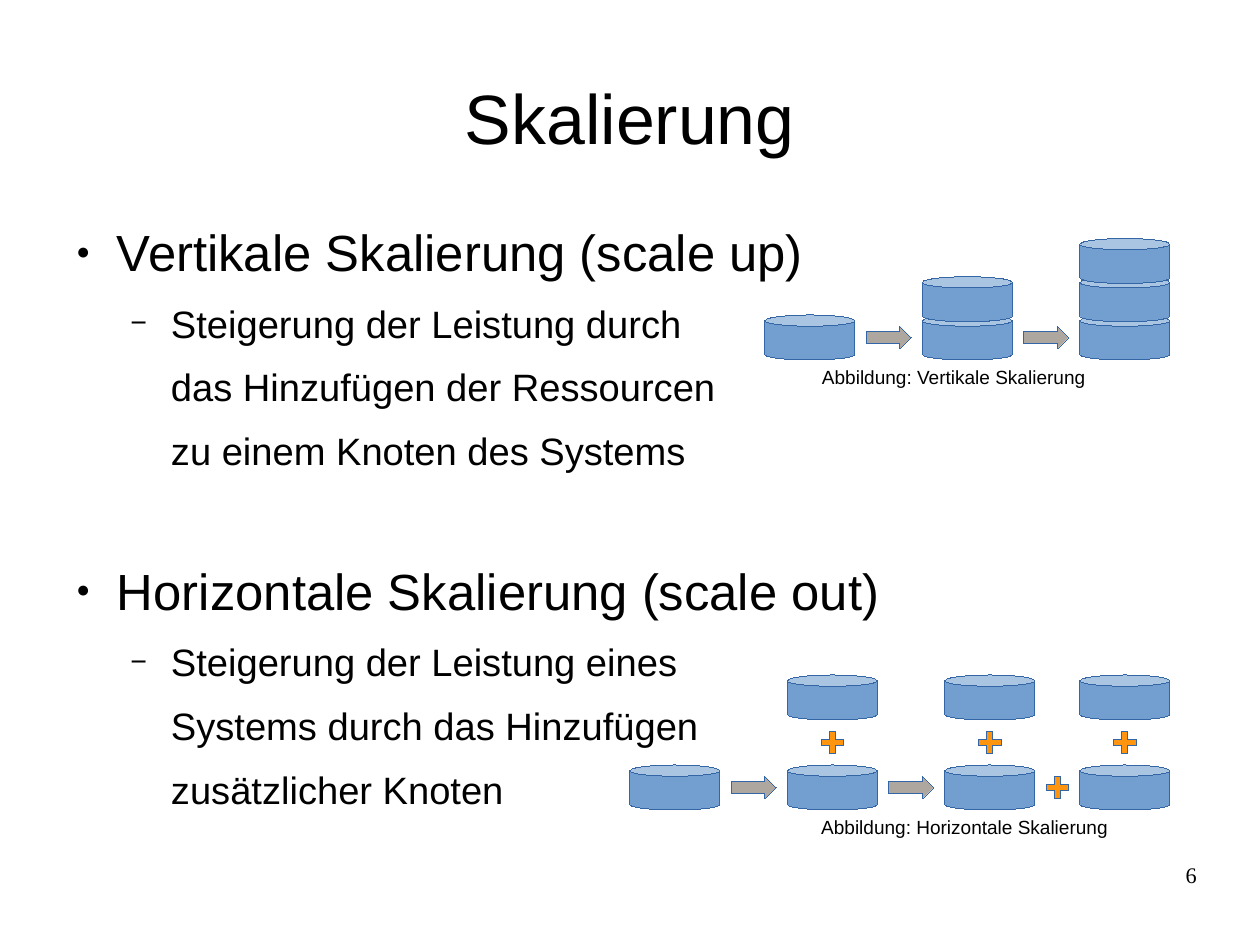
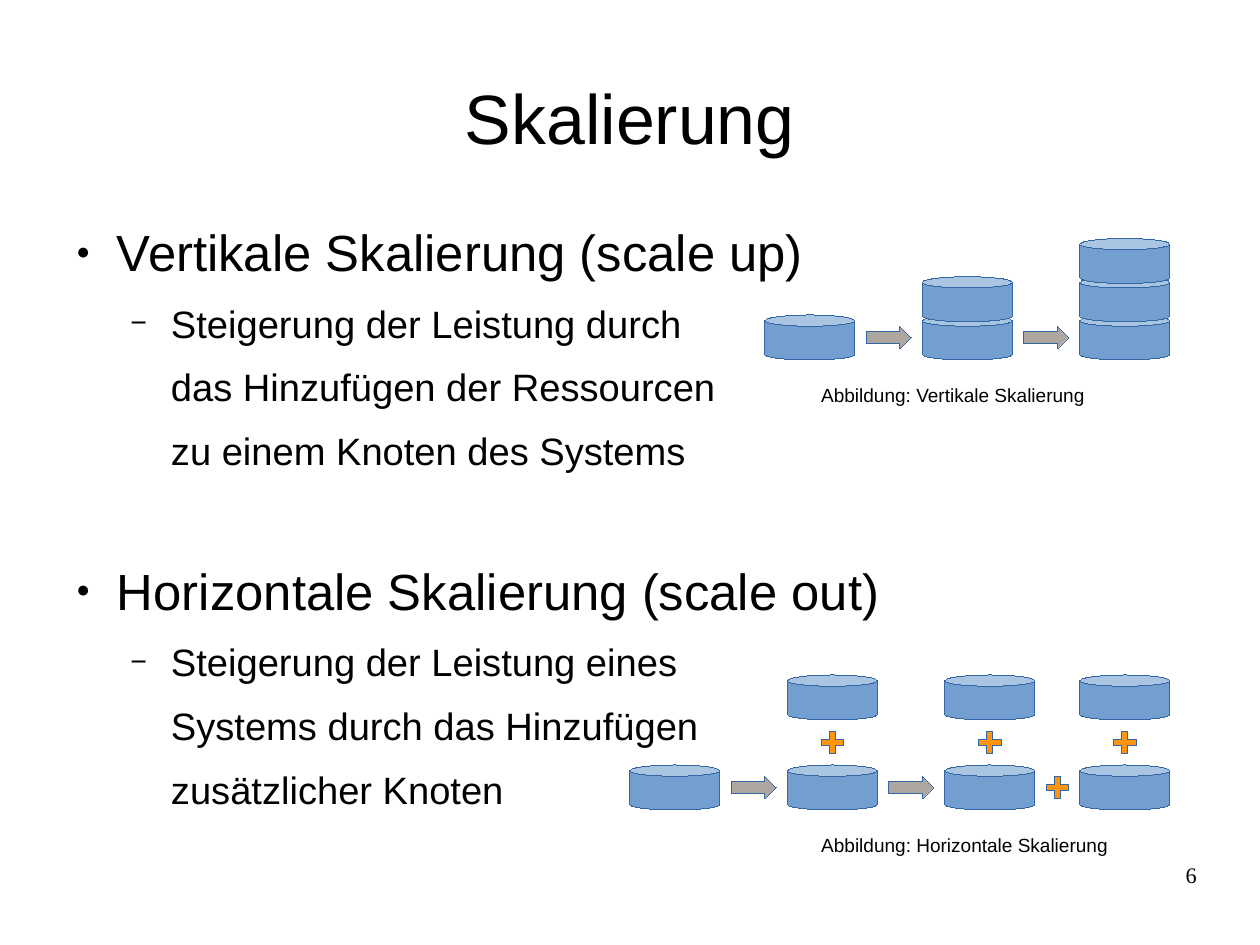
Before and after one commit to celentanos/inora, a slide deck: slide 6 of inora_vortrag_a.odp. Drawn at 1260x945 pixels with LibreOffice and Linux fonts; fonts in the diff are those of the drawing. Boxes give left, top, right and bottom in pixels: in the first picture for what was removed or moved away, otherwise in the second. Text is boxed around its words. In the diff, an @@ line names an element or a change of style, - is before the commit and + after.

```diff
--- a/inora_vortrag_a.odp
+++ b/inora_vortrag_a.odp
@@ text "Abbildung: Vertikale Skalierung": place and size @@
-text "Abbildung: Vertikale Skalierung" at <box>822,370,1085,388</box>
+text "Abbildung: Vertikale Skalierung" at <box>821,388,1084,406</box>
@@ text "Abbildung: Horizontale Skalierung": place and size @@
-text "Abbildung: Horizontale Skalierung" at <box>821,820,1108,838</box>
+text "Abbildung: Horizontale Skalierung" at <box>821,838,1108,856</box>
```
Also in this commit, not shown: 5 other slides changed, 2 slides added, 1 slide removed, 2 other files.
